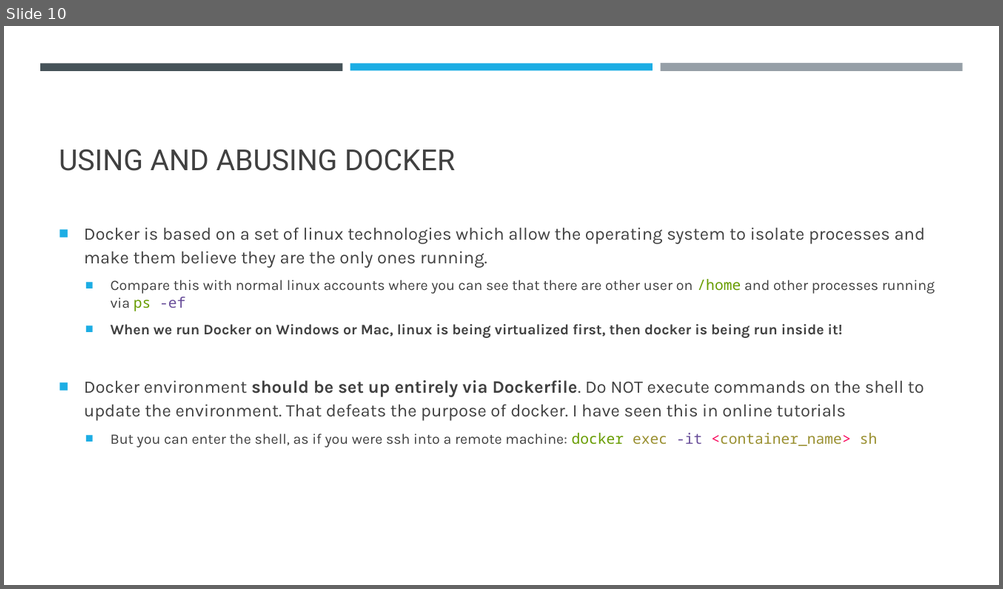
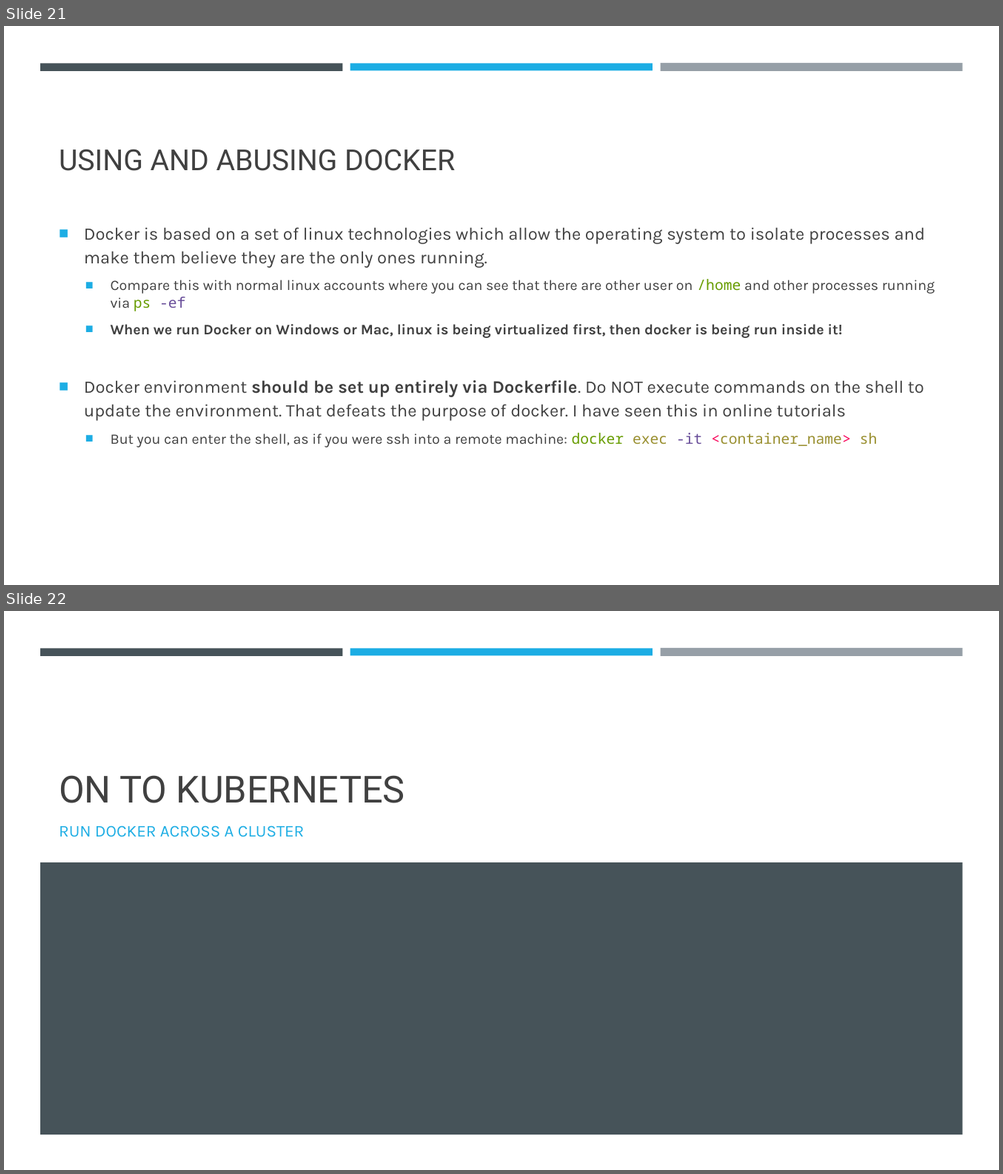
Before and after one commit to falconair/ProgrammingForAnalytics, a slide deck: lectures/120_dockerize_python_app/Docker – an introduction.pptx. Shown one above the other, each under a label of ours: slide 10 before the commit, slides 21 and 22 after it. The pictures are 1003x589 and 1003x1174 pixels, drawn with LibreOffice and Linux fonts; fonts in the diff are those of the drawing. Boxes give left, top, right and bottom in pixels: in the first picture for what was removed or moved away, otherwise in the second. Text is boxed around its words. In the diff, an @@ line names an element or a change of style, - is before the commit and + after.

Commit message:
Update Docker presentation to include more detail

```diff
--- a/lectures/120_dockerize_python_app/Docker – an introduction.pptx
+++ b/lectures/120_dockerize_python_app/Docker – an introduction.pptx
@@ slide 22 added at bbox=[4, 611, 999, 1170], background #FFFFFF; not listed: 3 template elements that a slide beside it also shows @@
@@ title added at bbox=[59, 775, 405, 803], 36 pt, text #404040 @@
+ON TO KUBERNETES
@@ subtitle added at bbox=[59, 826, 304, 837], 16 pt, text #1CADE4 @@
+RUN DOCKER ACROSS A CLUSTER
@@ rectangle added at bbox=[40, 863, 963, 1135], fill #465359 @@
@@ what was slide 10 is now slide 21 @@
```
Also in this commit, not shown: 2 slides changed, 12 other slides added.
